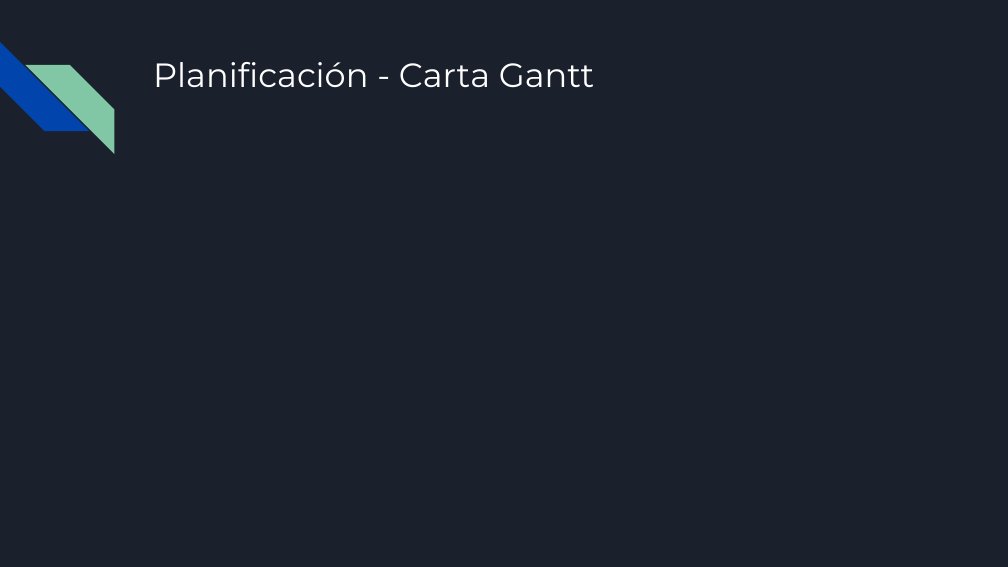
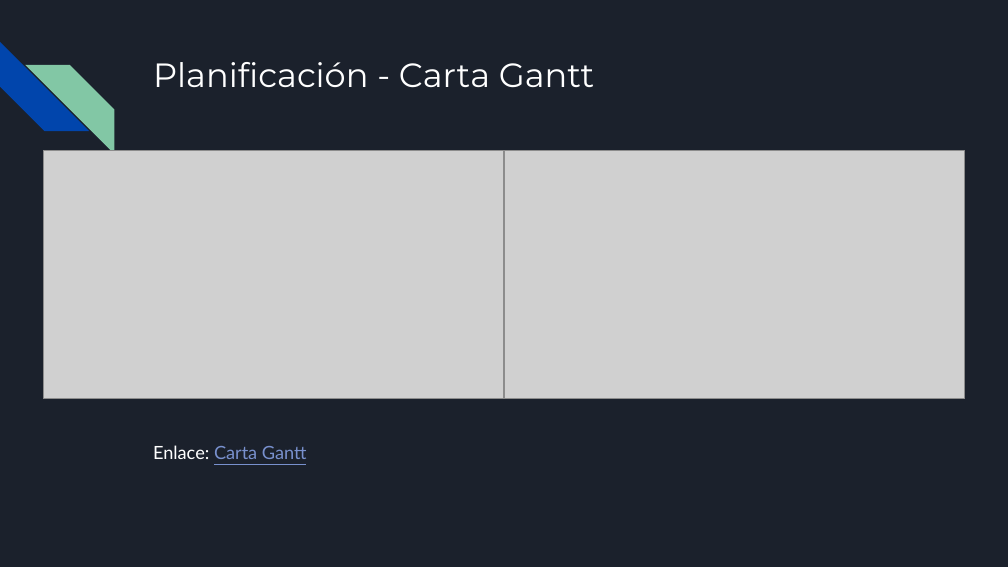
Before and after one commit to Carlos-Pardo-B/GRUPO_1_-Henriquez_Saavedra_Madrid_Pardo, a slide deck: slide 12 of Fase 1/Evidencias Grupales/Presentación Proyecto.pptx. Drawn at 1008x567 pixels with LibreOffice and Linux fonts; fonts in the diff are those of the drawing; grey boxes stand for pictures. Boxes give left, top, right and bottom in pixels: in the first picture for what was removed or moved away, otherwise in the second. Text is boxed around its words. In the diff, an @@ line names an element or a change of style, - is before the commit and + after.

Commit message:
PPT 2.0

```diff
--- a/Fase 1/Evidencias Grupales/Presentación Proyecto.pptx
+++ b/Fase 1/Evidencias Grupales/Presentación Proyecto.pptx
@@ picture added at (x1=43, y1=151, x2=504, y2=399) @@
@@ picture added at (x1=504, y1=151, x2=965, y2=399) @@
@@ text added at (x1=153, y1=445, x2=307, y2=459), 13 pt, text #7890CD, underline @@
+Enlace: Carta Gantt
```
Also in this commit, not shown: 1 other slide changed.
